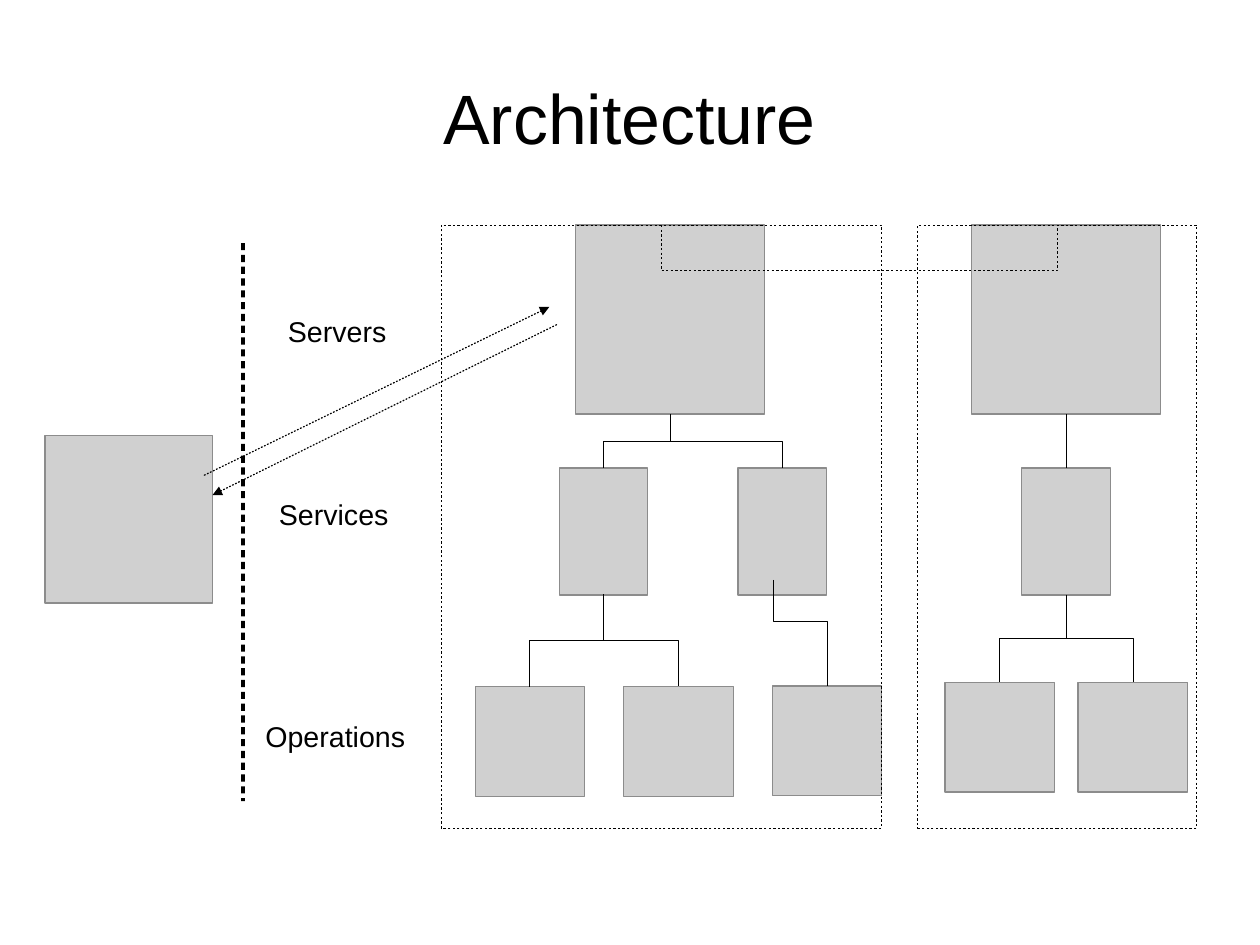
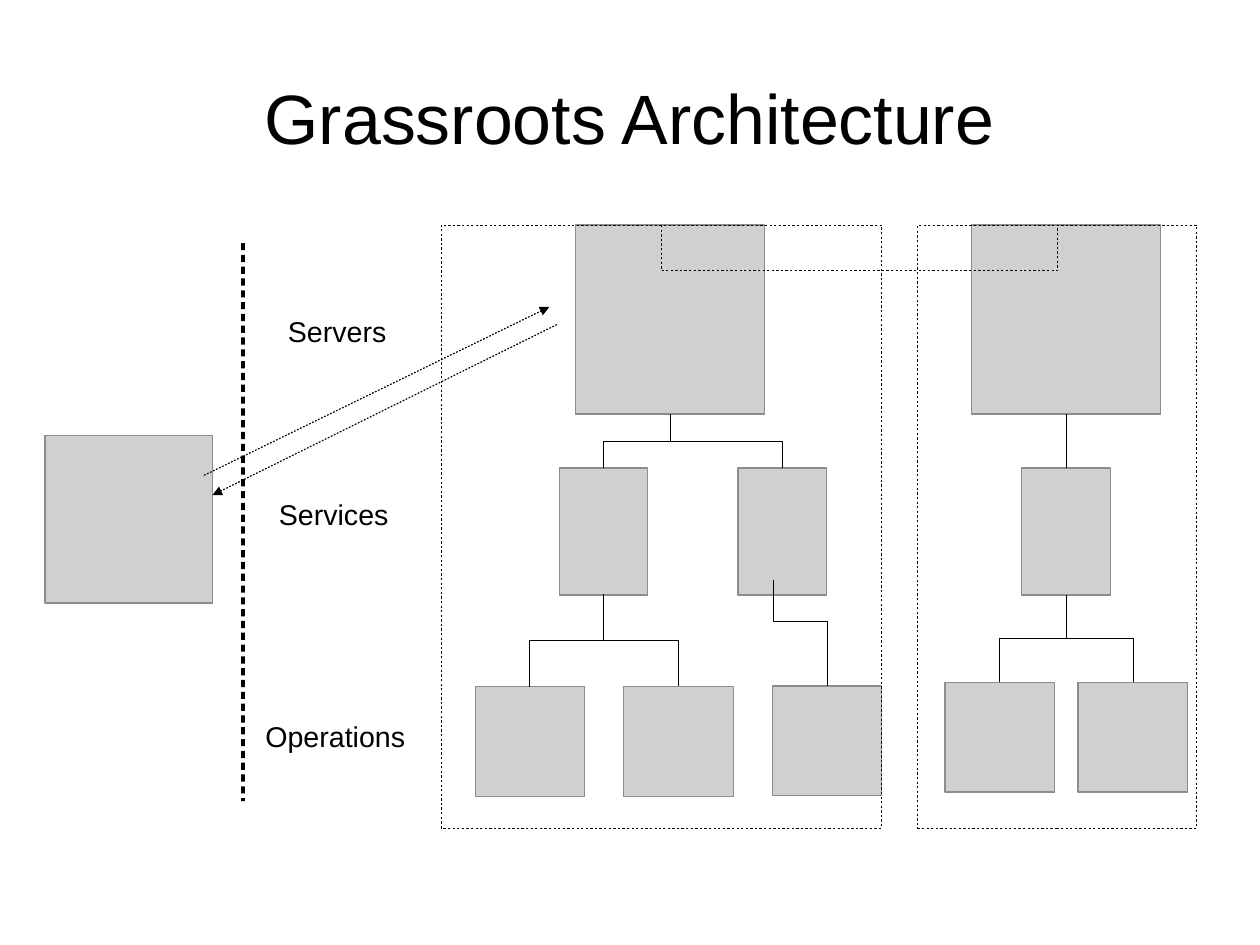
Before and after one commit to TGAC/grassroots-api, a slide deck: slide 1 of docs/presentations/grassroots.odp (slide 2 before the commit). Drawn at 1260x945 pixels with LibreOffice and Linux fonts; fonts in the diff are those of the drawing; grey boxes stand for pictures. Boxes give left, top, right and bottom in pixels: in the first picture for what was removed or moved away, otherwise in the second. Text is boxed around its words. In the diff, an @@ line names an element or a change of style, - is before the commit and + after.

```diff
--- a/docs/presentations/grassroots.odp
+++ b/docs/presentations/grassroots.odp
@@ title at bbox=[265, 93, 994, 145]: text changed @@
-Architecture
+Grassroots Architecture
```
Also in this commit, not shown: 14 slides added, 1 slide removed, 8 other files.
